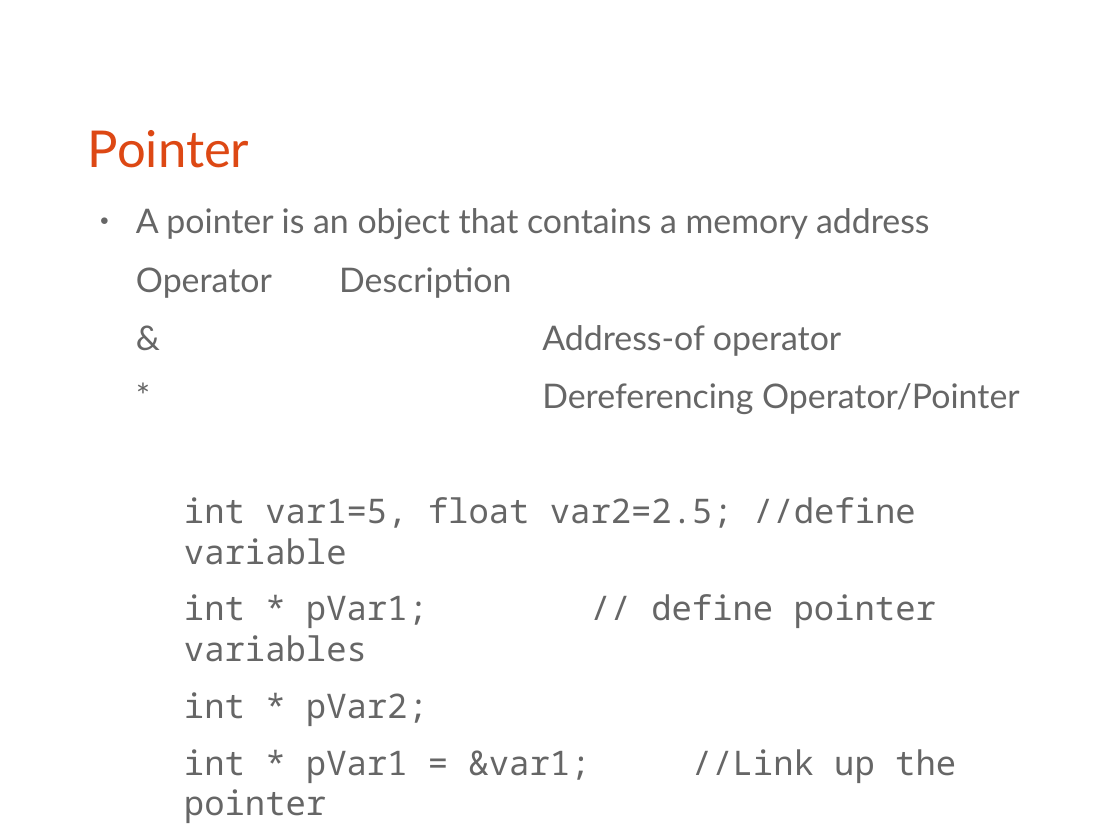
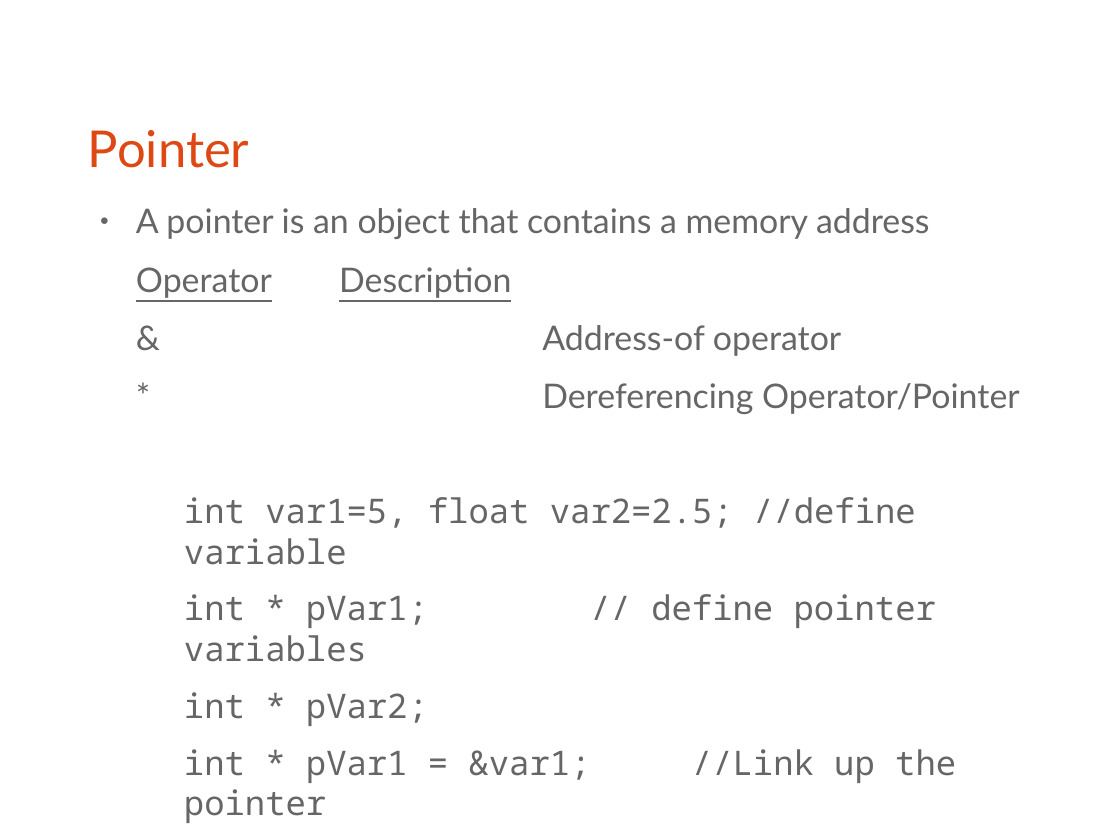
Before and after one commit to bagustris/prokom-tf, a slide deck: slide 14 of slide/prokom4.odp (slide 13 before the commit). Drawn at 1120x840 pixels with LibreOffice and Linux fonts; fonts in the diff are those of the drawing. Boxes give left, top, right and bottom in pixels: in the first picture for what was removed or moved away, otherwise in the second. Text is boxed around its words. In the diff, an @@ line names an element or a change of style, - is before the commit and + after.

Commit message:
add pointerBinky3

```diff
--- a/slide/prokom4.odp
+++ b/slide/prokom4.odp
@@ text at <box>136,267,511,298</box>: underline on in "Operator Description" @@
```
Also in this commit, not shown: 5 other slides changed, 1 slide added, 8 other files.
